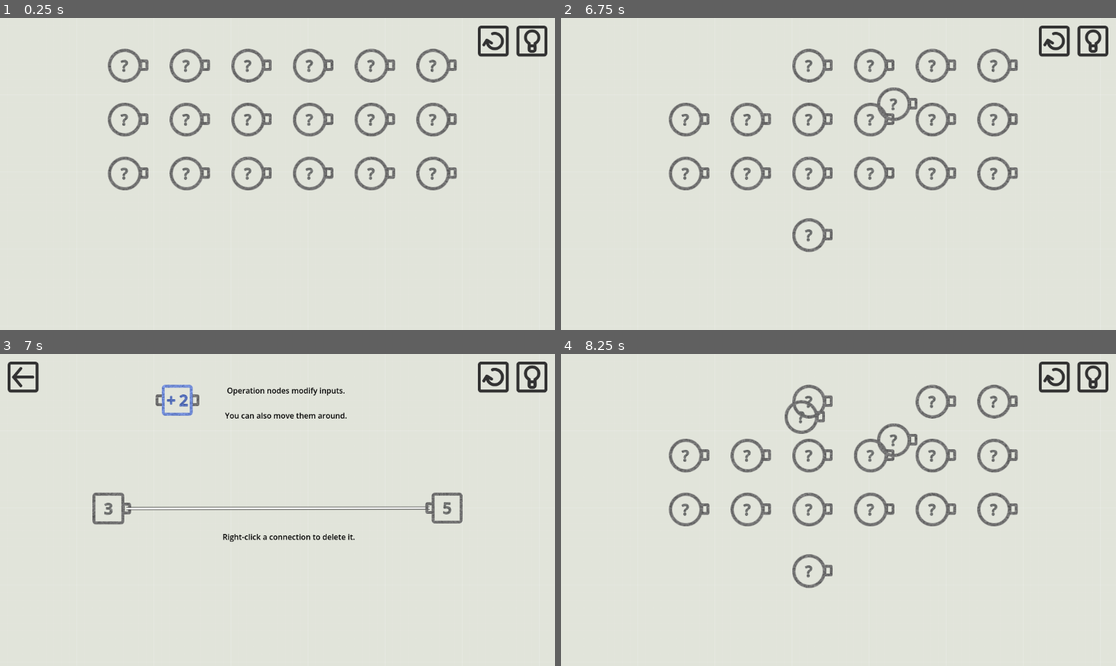
Above: before the commit, frames 1-4 (two rows, left to right).
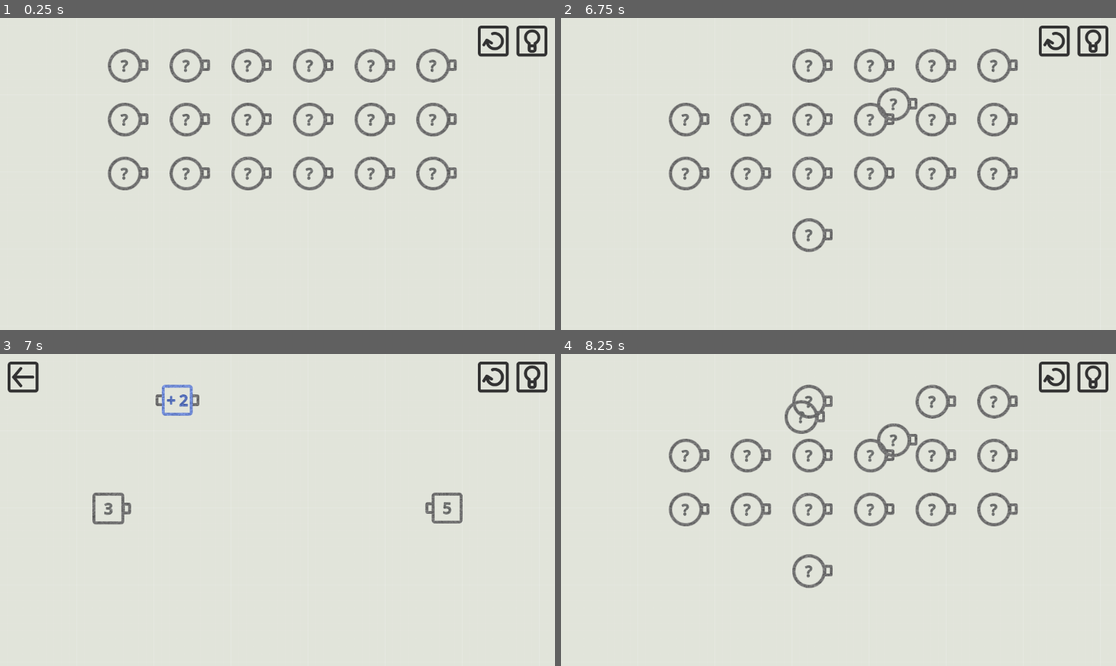
Above: after the commit, the same moments.

Repository: PorterHolliday/gamedev-jam-2026
Game: Godot game, scene res://Levels/main_level.tscn
The game is run twice, just before and just after one commit, with the same random seed, the same clock (stepped at 60 frames per second) and the same inputs. The project has no main scene, so this scene is started directly.
Inputs (mouse positions are in pixels of both pictures, inside the frame that each line leads up to):
- Up to frame 1 (0.25 s): no input
- Up to frame 2 (6.75 s): click (1054, 39) at 0.5 s; click (1054, 39) at 1.25 s; click (1054, 39) at 2 s; click (1093, 39) at 2.75 s; click (1093, 39) at 3.5 s; click (1093, 39) at 4.25 s; tap Enter at 5, 6.5 s; drag from (683, 64) to (894, 105) at 5.02 s; tap Space at 5.75 s; drag from (749, 64) to (810, 236) at 5.77 s; move the mouse to (810, 64) at 6.52 s; click (810, 64) at 6.67 s
- Up to frame 3 (7 s): no input
- Up to frame 4 (8.25 s): click (583, 375) at 7.25 s; tap Space at 8 s; drag from (871, 400) to (672, 463) at 8.02 s

Frames 1-2 are identical in both runs. In frame 3, 1.3% of the frame differs, in the area x 22-78%, y 10-61%; in frame 4, nothing differs.
Error in both runs: Invalid assignment of property or key 'level_node' with value of type 'GraphNode (LevelNode)' on a base object of type 'Control (Level)'. (res://Graph/Graph)

Commit message:
Creates visual tutorial in first level with operation block.

Diff:
--- a/math-machine/LevelSelectionScreen/level_selection_screen.tscn
+++ b/math-machine/LevelSelectionScreen/level_selection_screen.tscn
@@ -4,6 +4,7 @@
 [ext_resource type="Script" uid="uid://buvcidul7bj23" path="res://LevelSelectionScreen/level_selection_screen.gd" id="1_whgxd"]
 [ext_resource type="PackedScene" uid="uid://cx332tlkbnunc" path="res://Graph/Graph Edit/my_graph_edit.tscn" id="2_3v81n"]
 [ext_resource type="PackedScene" uid="uid://d3bu737ku3ibm" path="res://Levels/Levels/Tutorial/level_1.tscn" id="2_vs61n"]
+[ext_resource type="PackedScene" uid="uid://ytq8ln7owyxr" path="res://Levels/Levels/AddValue/level_1.tscn" id="3_whgxd"]
 [ext_resource type="PackedScene" uid="uid://b2n8dg6iyp2df" path="res://Levels/Levels/Tutorial/level_2.tscn" id="5_s16oa"]
 [ext_resource type="PackedScene" uid="uid://dbpsj8n6346mv" path="res://Levels/Levels/Tutorial/level_3.tscn" id="6_djp6x"]
 [ext_resource type="PackedScene" uid="uid://0y0h501tiyyq" path="res://Levels/Levels/AddValue/level_2.tscn" id="6_qn167"]
@@ -66,7 +67,7 @@
 offset_top = 176.0
 offset_right = 432.0
 offset_bottom = 224.0
-_level_scene = ExtResource("6_qn167")
+_level_scene = ExtResource("3_whgxd")
 
 [node name="LevelButton5" parent="." unique_id=183187018 instance=ExtResource("1_bntq0")]
 layout_mode = 0
--- a/math-machine/Levels/Levels/AddValue/level_1.tscn
+++ b/math-machine/Levels/Levels/AddValue/level_1.tscn
@@ -4,20 +4,73 @@
 [ext_resource type="PackedScene" uid="uid://br47r8iro60sk" path="res://Graph/Graph Nodes/Input Node/input_node.tscn" id="2_gutfs"]
 [ext_resource type="PackedScene" uid="uid://bvox10j6vx5vc" path="res://Graph/Graph Nodes/Output Node/output_node.tscn" id="3_rdmkj"]
 [ext_resource type="PackedScene" uid="uid://m2eaw868frt" path="res://Graph/Graph Nodes/Draggable Nodes/Operation Nodes/Add Value Operation/add_value_operation.tscn" id="4_rdmkj"]
-[ext_resource type="LabelSettings" uid="uid://dq3knhvy1lxuk" path="res://LabelSettings/tutorial_label_settings.tres" id="5_mj61p"]
+[ext_resource type="Texture2D" uid="uid://cjtlorpytq0mn" path="res://Levels/Levels/Tutorial/hand_icon.png" id="5_i7cmg"]
+
+[sub_resource type="Animation" id="Animation_q1nwe"]
+length = 0.001
+tracks/0/type = "value"
+tracks/0/imported = false
+tracks/0/enabled = true
+tracks/0/path = NodePath("HandIcon:visible")
+tracks/0/interp = 1
+tracks/0/loop_wrap = true
+tracks/0/keys = {
+"times": PackedFloat32Array(0),
+"transitions": PackedFloat32Array(1),
+"update": 1,
+"values": [false]
+}
+tracks/1/type = "value"
+tracks/1/imported = false
+tracks/1/enabled = true
+tracks/1/path = NodePath("HandIcon:position")
+tracks/1/interp = 1
+tracks/1/loop_wrap = true
+tracks/1/keys = {
+"times": PackedFloat32Array(0),
+"transitions": PackedFloat32Array(1),
+"update": 0,
+"values": [Vector2(352, 96)]
+}
+
+[sub_resource type="Animation" id="Animation_m08fk"]
+resource_name = "tutorial"
+length = 3.4
+loop_mode = 1
+tracks/0/type = "value"
+tracks/0/imported = false
+tracks/0/enabled = true
+tracks/0/path = NodePath("HandIcon:visible")
+tracks/0/interp = 1
+tracks/0/loop_wrap = true
+tracks/0/keys = {
+"times": PackedFloat32Array(0, 1.2),
+"transitions": PackedFloat32Array(1, 1),
+"update": 1,
+"values": [false, true]
+}
+tracks/1/type = "value"
+tracks/1/imported = false
+tracks/1/enabled = true
+tracks/1/path = NodePath("HandIcon:position")
+tracks/1/interp = 1
+tracks/1/loop_wrap = true
+tracks/1/keys = {
+"times": PackedFloat32Array(0, 1.4, 2.8, 3.4),
+"transitions": PackedFloat32Array(1, 1, 1, 1),
+"update": 0,
+"values": [Vector2(352, 96), Vector2(352, 96), Vector2(560, 320), Vector2(560, 320)]
+}
+
+[sub_resource type="AnimationLibrary" id="AnimationLibrary_isho1"]
+_data = {
+&"RESET": SubResource("Animation_q1nwe"),
+&"tutorial": SubResource("Animation_m08fk")
+}
 
 [node name="Level2" unique_id=921743447 instance=ExtResource("1_bgqeu")]
 
-[node name="GraphEdit" parent="." index="0" unique_id=1777296774]
-connections = Array[Dictionary]([{
-"from_node": &"InputNode",
-"from_port": 0,
-"keep_alive": true,
-"to_node": &"OutputNode",
-"to_port": 0
-}])
-
-[node name="InputNode" parent="GraphEdit" index="0" unique_id=736657052 instance=ExtResource("2_gutfs")]
+[node name="InputNode" parent="GraphEdit" parent_id_path=PackedInt32Array(1777296774) index="0" unique_id=736657052 instance=ExtResource("2_gutfs")]
 layout_mode = 0
 offset_left = 192.0
 offset_top = 288.0
@@ -27,7 +80,7 @@
 position_offset = Vector2(192, 288)
 value = 3
 
-[node name="OutputNode" parent="GraphEdit" index="2" unique_id=1426663194 instance=ExtResource("3_rdmkj")]
+[node name="OutputNode" parent="GraphEdit" parent_id_path=PackedInt32Array(1777296774) index="2" unique_id=1426663194 instance=ExtResource("3_rdmkj")]
 layout_mode = 0
 offset_left = 896.0
 offset_top = 288.0
@@ -37,7 +90,7 @@
 position_offset = Vector2(896, 288)
 value = 5
 
-[node name="AddValueOperation" parent="GraphEdit" index="3" unique_id=1740454549 instance=ExtResource("4_rdmkj")]
+[node name="AddValueOperation" parent="GraphEdit" parent_id_path=PackedInt32Array(1777296774) index="3" unique_id=1740454549 instance=ExtResource("4_rdmkj")]
 layout_mode = 0
 offset_left = 336.0
 offset_top = 64.0
@@ -47,29 +100,23 @@
 position_offset = Vector2(336, 64)
 value = 2
 
-[node name="TutorialLabel" type="Label" parent="." index="2" unique_id=1766495276]
+[node name="Hint" parent="." index="4" unique_id=2128368680]
+text = "Connect to colored blocks to modify inputs to match outputs."
+
+[node name="HandIcon" type="TextureRect" parent="." index="5" unique_id=2099781783]
+visible = false
 layout_mode = 0
-offset_left = 464.0
-offset_top = 64.0
-offset_right = 724.0
-offset_bottom = 202.0
-text = "Operation nodes modify inputs.
+offset_left = 352.0
+offset_top = 96.0
+offset_right = 400.0008
+offset_bottom = 160.00024
+texture = ExtResource("5_i7cmg")
+expand_mode = 1
+stretch_mode = 5
 
-You can also move them around."
-label_settings = ExtResource("5_mj61p")
-horizontal_alignment = 1
-autowrap_mode = 2
+[node name="AnimationPlayer" type="AnimationPlayer" parent="." index="6" unique_id=116537985]
+libraries/ = SubResource("AnimationLibrary_isho1")
+autoplay = &"tutorial"
 
-[node name="TutorialLabel2" type="Label" parent="." index="3" unique_id=401295283]
-layout_mode = 0
-offset_left = 448.0
-offset_top = 368.0
-offset_right = 752.0
-offset_bottom = 506.0
-text = "Right-click a connection to delete it."
-label_settings = ExtResource("5_mj61p")
-horizontal_alignment = 1
-autowrap_mode = 2
-
-[node name="Hint" parent="." index="6" unique_id=2128368680]
-text = "Connect to colored blocks to modify inputs to match outputs."
+[connection signal="position_offset_changed" from="GraphEdit/AddValueOperation" to="HandIcon" method="hide"]
+[connection signal="position_offset_changed" from="GraphEdit/AddValueOperation" to="AnimationPlayer" method="pause"]
